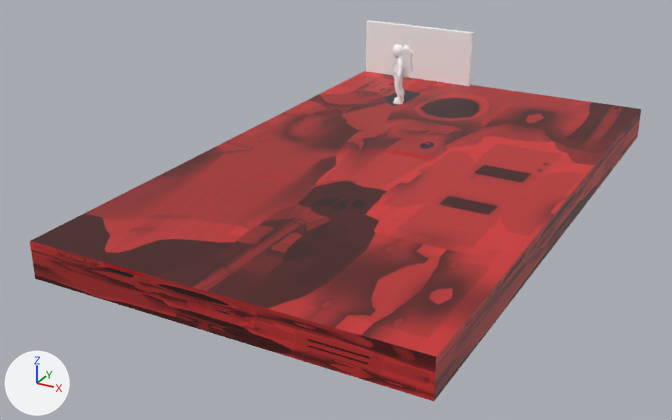
A saved change to the glTF model HomeBuilder/Website - frontend/dist/client/received_model.gltf.
One viewpoint serves both versions: a camera (50 mm lens) standing at (10.68, -22.59, 9.97) and looking at (-0.99, -1.37, -0.64). The axes (+X, +Y, +Z) are drawn at lower left. The lights are the same throughout. Where no turn or scale is listed for an object, it has been applied to the vertices.

In view in the first picture: 'Cube', 'Wall', 'node-0'.
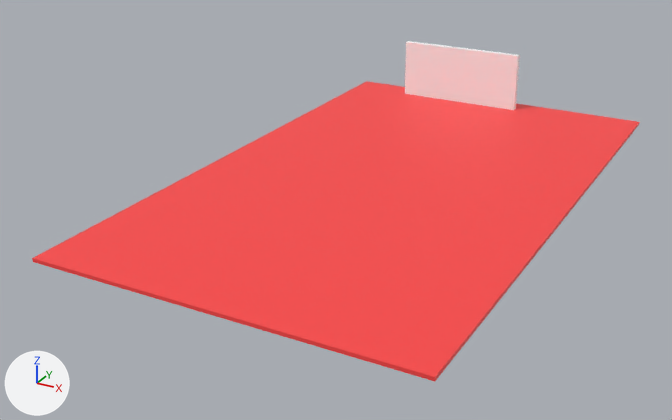
What changed in the scene script:
```text
Change mat_new_material:
    where n0 = _N.new('ShaderNodeBsdfPrincipled'); n0.name = 'Principled BSDF'
    add n0.inputs[0].default_value = (1.0, 0.0629, 0.0629, 1.0)  # 'Base Color', red #ff4747
    remove n2 = _N.new('ShaderNodeMix'); n2.name = 'Mix'
    remove n2.data_type = 'RGBA'
    remove n2.blend_type = 'MULTIPLY'
    remove n2.inputs[0].default_value = 1.0  # 'Factor'
    remove n2.inputs[7].default_value = (1.0, 0.044, 0.044, 1.0)  # 'B', red #ff3b3b
    remove n3 = _N.new('ShaderNodeTexImage'); n3.name = 'Image Texture'
    remove n3.image = img_export_png
    remove _L.new(n2.outputs[2], n0.inputs[0])  # 'Result' to 'Base Color'
    remove _L.new(n3.outputs[0], n2.inputs[6])  # 'Color' to 'A'
Remove ob_node_0:
    ob_node_0 = bpy.data.objects.new('node-0', me_mesh_0)
    ob_node_0.location = (-2.23, 5.53, 0.5)
Change ob_wall:
    ob_wall.location: (-3.01, 8.6, 1.46) -> (-1.08, 7.99, 1.02)
Change ob_cube:
    ob_cube.scale: (10.3, 17.4, 1.0) -> (10.3, 17.4, 0.1)
```

Location of each change, (x1, y1, x2, y2) in pixels of the pictures (672 x 420 px):
'Cube', surface changed, rescaled (9% shorter)
    before: (30, 71, 641, 401)
    after: (32, 81, 640, 381)
'Wall', moved
    before: (366, 20, 474, 86)
    after: (405, 41, 520, 110)
'node-0', deleted
    before: (391, 44, 413, 104)
